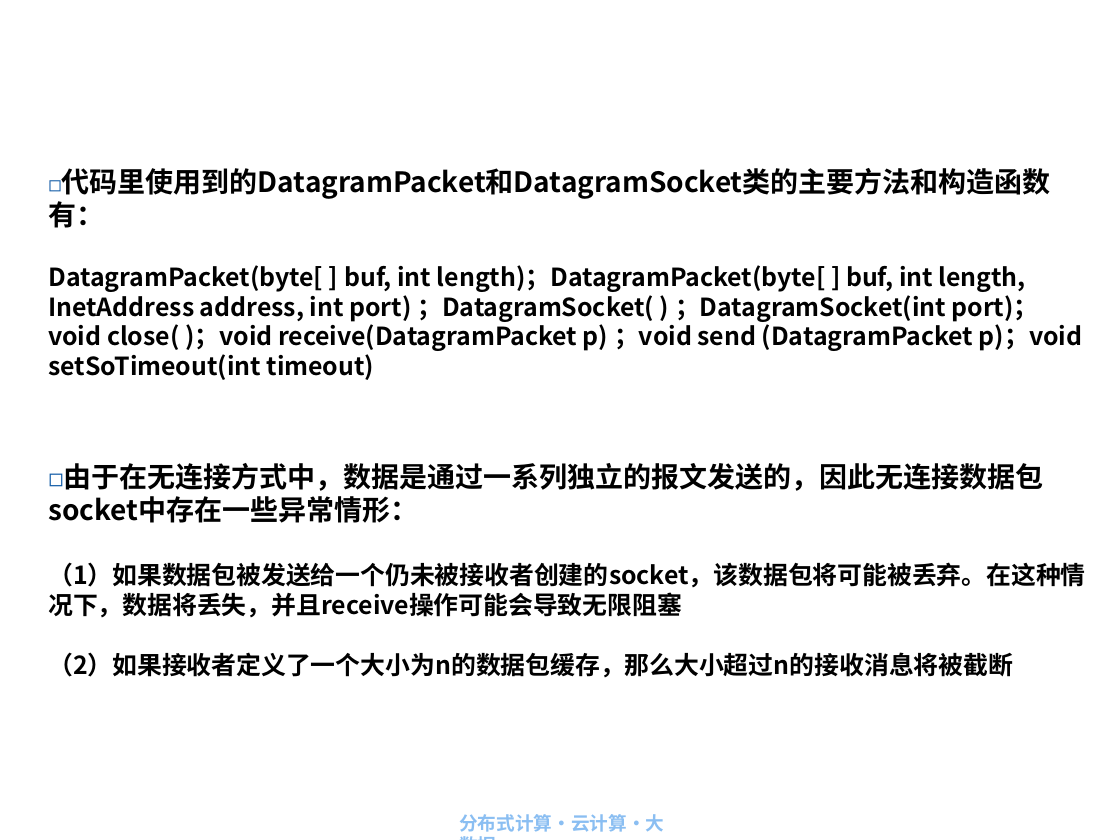
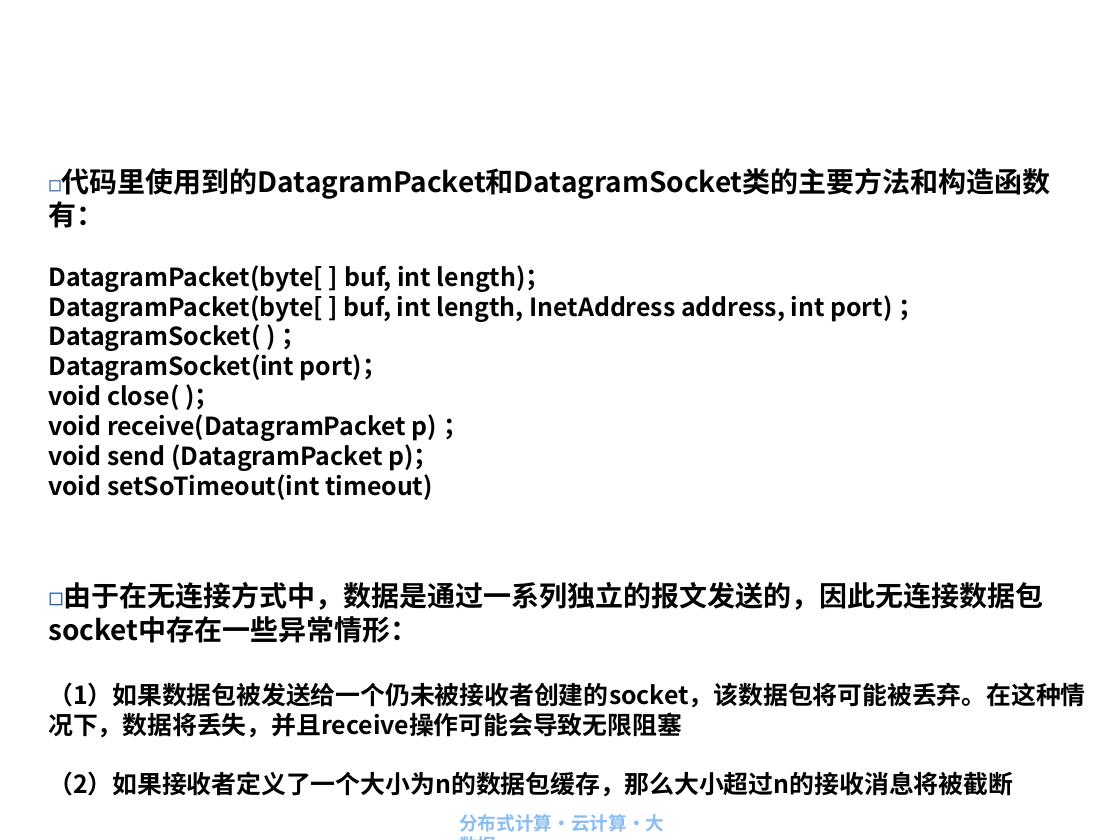
Before and after one commit to IACJ/java-DistributedComputing, a slide deck: slide 12 of ppt/第3章 Socket编程与客户服务器应用开发.ppt. Drawn at 1120x840 pixels with LibreOffice and Linux fonts; fonts in the diff are those of the drawing; background and template pictures are left out. Boxes give left, top, right and bottom in pixels: in the first picture for what was removed or moved away, otherwise in the second. Text is boxed around its words. In the diff, an @@ line names an element or a change of style, - is before the commit and + after.

```diff
--- a/ppt/第3章 Socket编程与客户服务器应用开发.ppt
+++ b/ppt/第3章 Socket编程与客户服务器应用开发.ppt
@@ text at (x1=48, y1=265, x2=892, y2=500): text changed @@
-DatagramPacket(byte[ ] buf, int length)；DatagramPacket(byte[ ] buf, int length, InetAddress address, int port) ；DatagramSocket( ) ；DatagramSocket(int port)；void close( )；void receive(DatagramPacket p) ；void send (DatagramPacket p)；void setSoTimeout(int timeout)
+DatagramPacket(byte[ ] buf, int length)；
+DatagramPacket(byte[ ] buf, int length, InetAddress address, int port) ；DatagramSocket( ) ；
+DatagramSocket(int port)；
+void close( )；
+void receive(DatagramPacket p) ；
+void send (DatagramPacket p)；
+void setSoTimeout(int timeout)
```
Also in this commit, not shown: 35 other slides changed, 46 other files.
